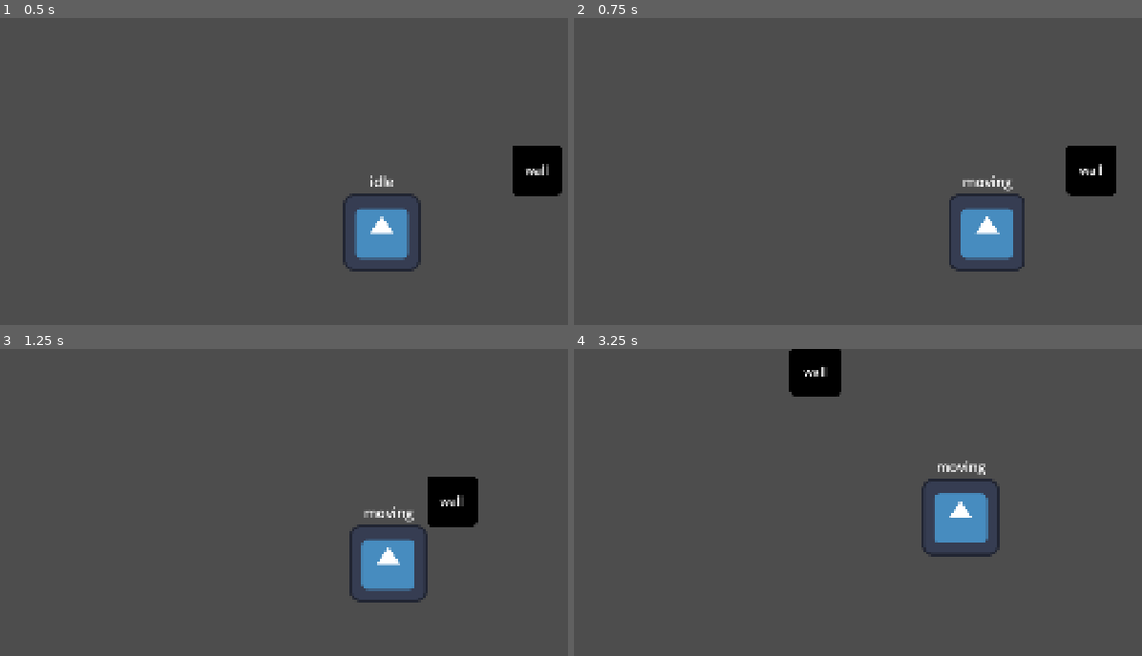
Above: before the commit, frames 1-4 (two rows, left to right).
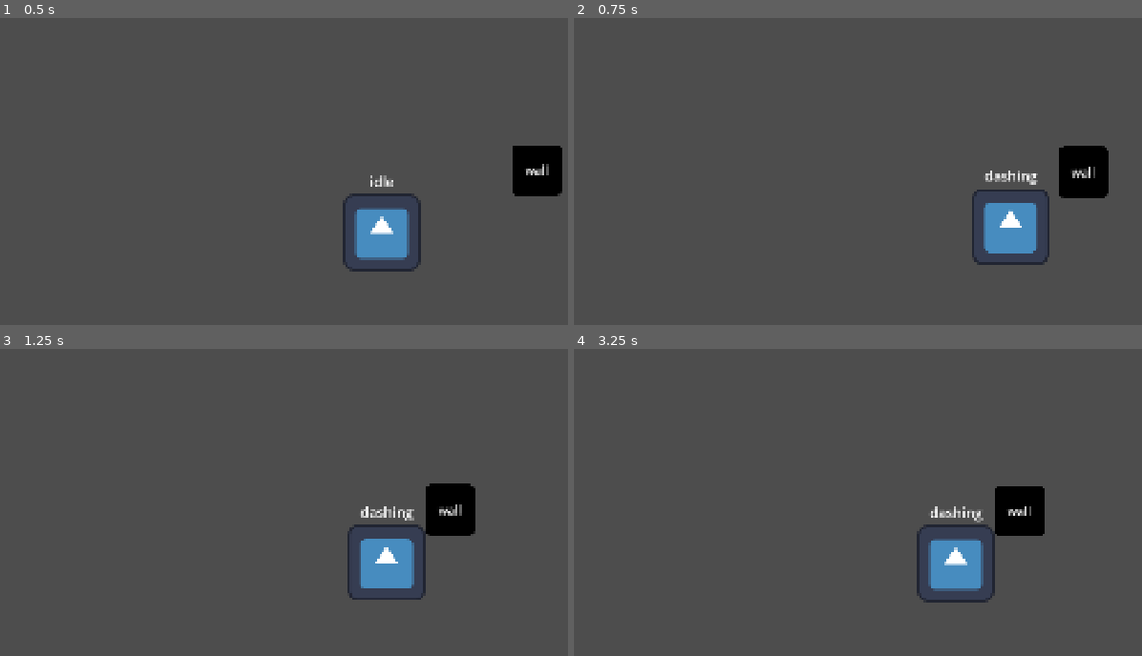
Above: after the commit, the same moments.

Repository: YSHQE/DECADENCE
Game: Godot game, scene res://main.tscn
Same seed, same stepped clock (60 frames per second), same inputs: the game is played once before the commit and once after it. The engine's default icon, where the game draws it, is replaced by a stand-in: a white triangle on a blue panel in a dark square.
Inputs (mouse positions are in pixels of both pictures, inside the frame that each line leads up to):
- Up to frame 1 (0.5 s): no input
- Up to frame 2 (0.75 s): tap Enter at 0.5 s; move the mouse to (1124, 211) at 0.52 s; hold D (move_right) from 0.53 s (still down); tap Ctrl (dash) at 0.6 s
- Up to frame 3 (1.25 s): keep holding D (move_right)
- Up to frame 4 (3.25 s): move the mouse to (801, 585) at 1.27 s; release D (move_right) at 1.28 s; hold S (move_down) 1.28-2.03 s; tap Ctrl (dash) at 1.35, 2.1, 2.85 s; move the mouse to (1034, 468) at 2.02 s; hold D (move_right) 2.03-2.78 s; move the mouse to (920, 649) at 2.77 s; hold W (move_up) from 2.78 s (still down)

Frame 1 is identical in both runs. In frame 2, 3.5% of the frame differs, in the area x 66-96%, y 41-83%; in frame 3, 1.7%; in frame 4, 6.7%, in the area x 37-83%, y 0-83%.

Commit message:
Dash works but never stops
Lol

Diff:
--- a/player/player.gd
+++ b/player/player.gd
@@ -10,7 +10,7 @@
 enum State {
 	IDLE,
 	MOVING,
-	DASH,
+	START_DASH,
 	DASHING,
 }
 
@@ -21,7 +21,7 @@
 var dash_target_point: Vector2 = Vector2.ZERO
 
 
-@onready var dash_timer: Timer = $DashTimer
+@onready var dash_cooldown_timer: Timer = $DashCooldownTimer
 @onready var state_label: Label = $StateLabel
 
 
@@ -29,34 +29,41 @@
 	var move_dir := Input.get_vector(
 		"move_left", "move_right", "move_up", "move_down").normalized()
 
+	state_label.text = print_state(current_state)
+
 	# Process states
 	match current_state:
 		State.IDLE: _process_idle()
 		State.MOVING: _process_moving(move_dir)
-		#State.DASH: _process_dash()
-		#State.DASHING: _process_dashing()
+		State.START_DASH: _process_start_dash()
+		State.DASHING: _process_dashing()
 
 	# Transition states
 	if dashing:
 		current_state = State.DASHING
-	elif dashing and can_dash:
-		current_state = State.DASH
+	elif can_dash and Input.is_action_just_pressed("dash"):
+		current_state = State.START_DASH
 	elif move_dir != Vector2.ZERO:
 		current_state = State.MOVING
 	else:
 		current_state = State.IDLE
-
-	state_label.text = print_state(current_state)
 
 	move_and_slide()
 
 
 func print_state(state: int) -> String:
 	match state:
-		State.IDLE: return "idle"
-		State.MOVING: return "moving"
-		State.DASH: return "dash"
-		State.DASHING: return "dashing"
+		State.IDLE:
+			return "idle"
+		State.MOVING:
+			print("moving")
+			return "moving"
+		State.START_DASH:
+			print("start_dash")
+			return "start_dash"
+		State.DASHING:
+			print("dashing")
+			return "dashing"
 	return "man idk"
 
 
@@ -67,3 +74,29 @@
 
 func _process_moving(dir: Vector2) -> void:
 	velocity = dir * move_speed
+
+
+func _process_start_dash() -> void:
+	can_dash = false
+
+	var dash_dir = (get_global_mouse_position() - global_position).normalized()
+	dash_target_point = dash_dir * dash_distance
+
+	dashing = true
+
+
+func _process_dashing() -> void:
+	print(global_position.distance_to(to_global(dash_target_point)))
+
+	# Dash finish condition
+	if global_position.distance_to(to_global(dash_target_point)) < 10.0:
+		dash_cooldown_timer.start()
+		dashing = false
+		return
+
+	# Dash movement
+	velocity = dash_target_point.normalized() * dash_speed
+
+
+func _on_dash_cooldown_timeout() -> void:
+	can_dash = true
--- a/player/player.tscn
+++ b/player/player.tscn
@@ -35,3 +35,8 @@
 theme_override_font_sizes/font_size = 35
 text = "state"
 horizontal_alignment = 1
+
+[node name="DashCooldownTimer" type="Timer" parent="." unique_id=1218298563]
+one_shot = true
+
+[connection signal="timeout" from="DashCooldownTimer" to="." method="_on_dash_cooldown_timeout"]
